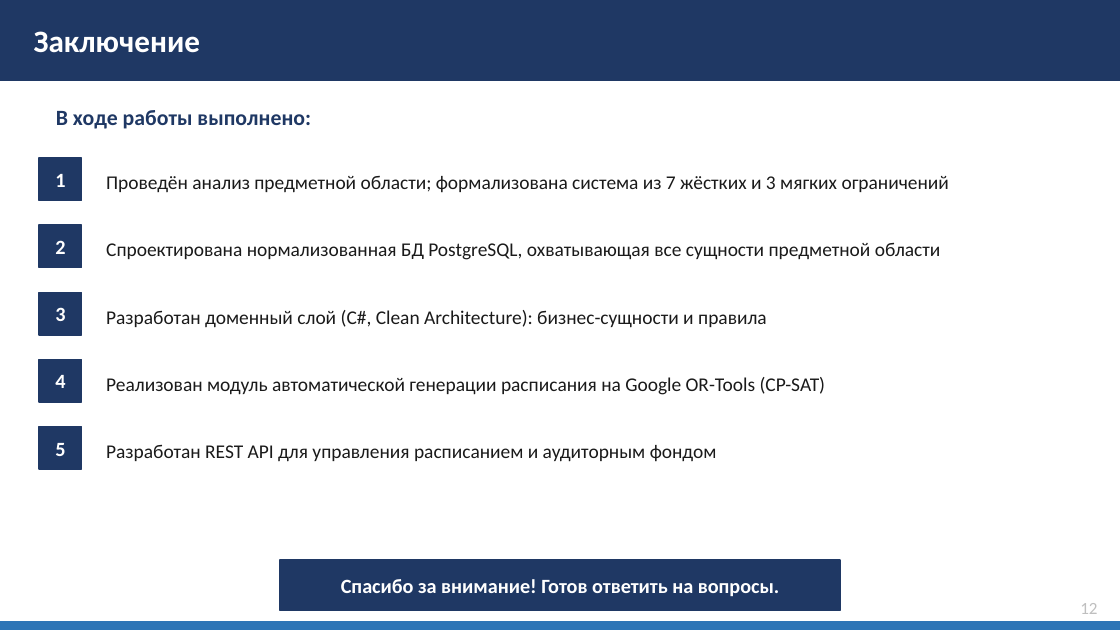
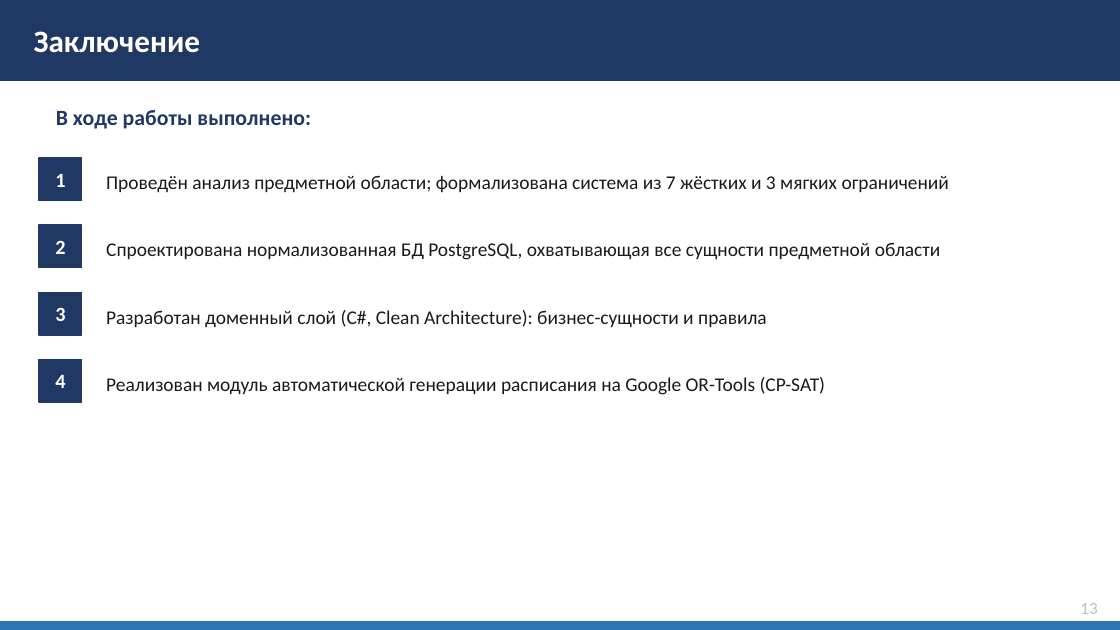
Before and after one commit to Dmitriy8570/Auto-Schedule-For-ASU, a slide deck: slide 13 of Docs/Bardakov_VKR_Final.pptx (slide 11 before the commit). Drawn at 1120x630 pixels with LibreOffice and Linux fonts; fonts in the diff are those of the drawing. Boxes give left, top, right and bottom in pixels: in the first picture for what was removed or moved away, otherwise in the second. Text is boxed around its words. In the diff, an @@ line names an element or a change of style, - is before the commit and + after.

```diff
--- a/Docs/Bardakov_VKR_Final.pptx
+++ b/Docs/Bardakov_VKR_Final.pptx
@@ rectangle removed at (39,427,82,469) @@
@@ text removed at (55,443,65,456) @@
-5
@@ text removed at (106,444,717,462) @@
-Разработан REST API для управления расписанием и аудиторным фондом
@@ rectangle removed at (280,560,840,610) @@
@@ text removed at (341,579,779,596) @@
-Спасибо за внимание! Готов ответить на вопросы.
@@ text at (1080,603,1097,614): text changed @@
-12
+13
```
Also in this commit, not shown: 9 other slides changed, 3 slides added, 43 other files.
